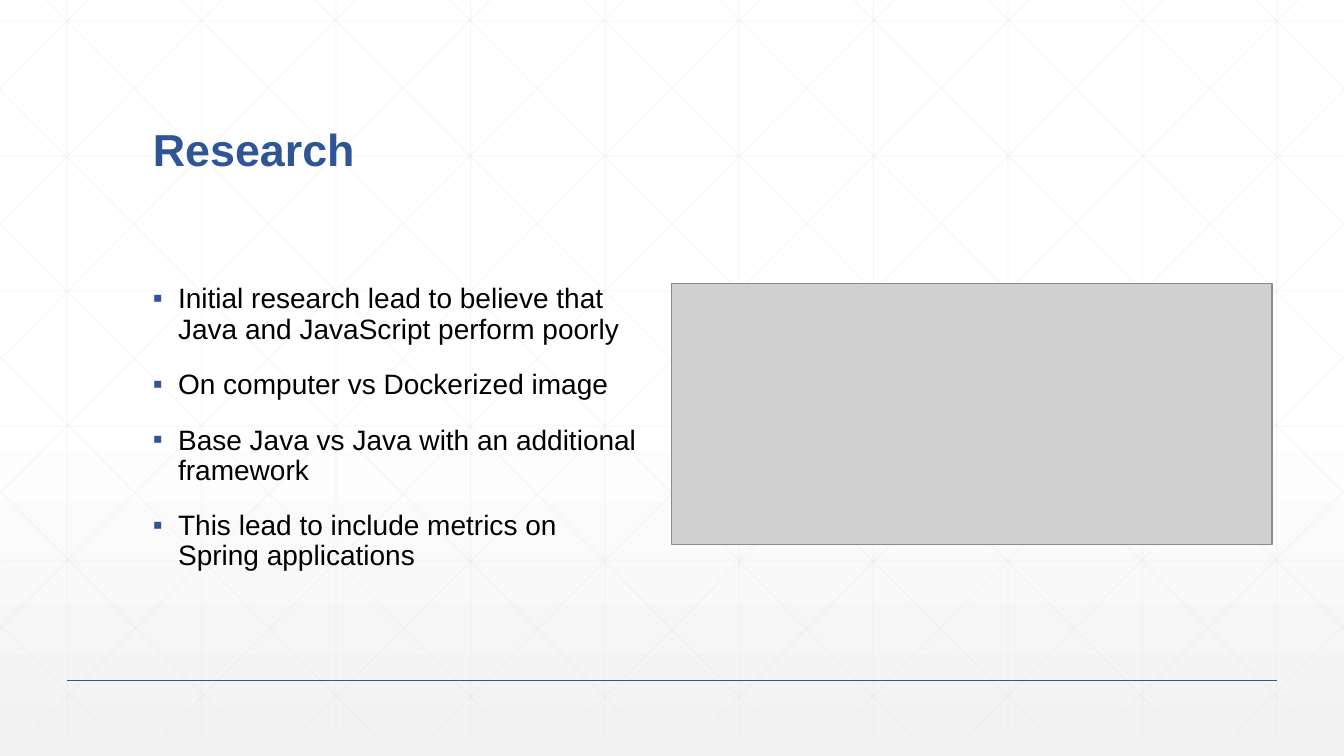
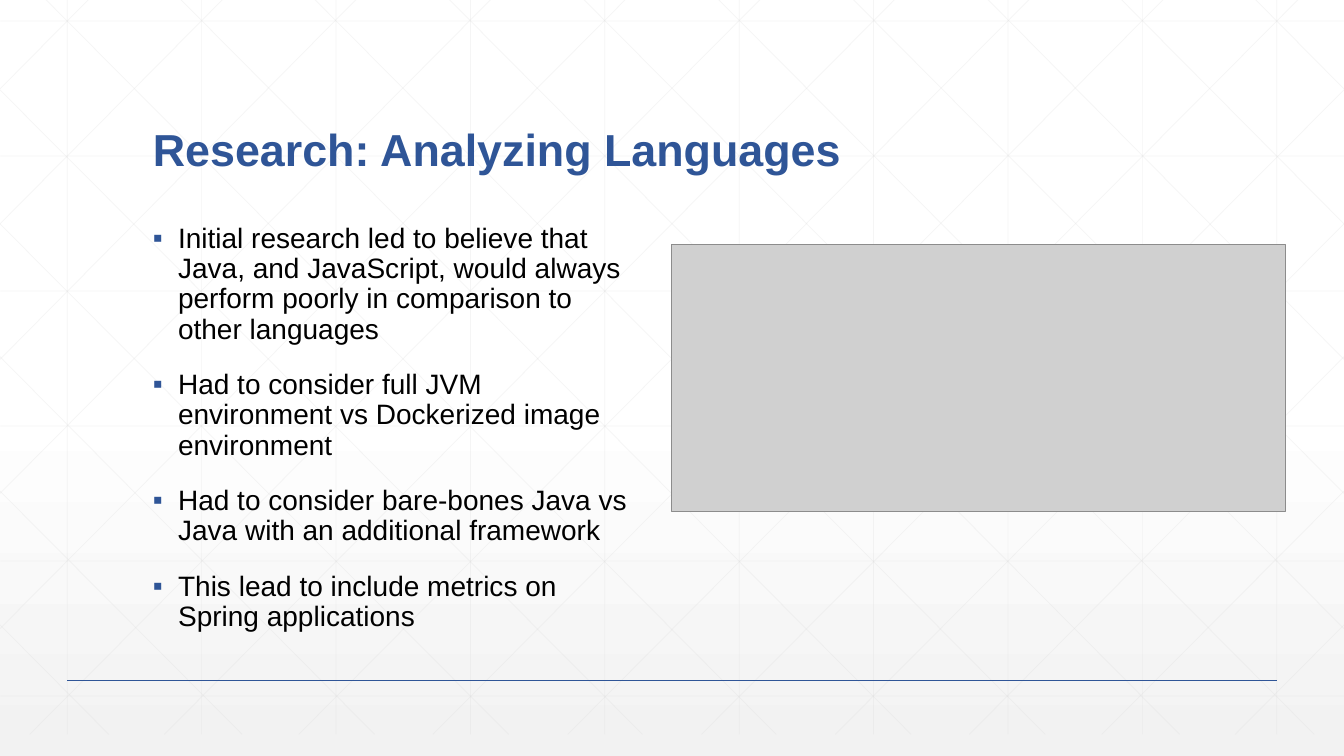
Before and after one commit to lexibrown/Skydot, a slide deck: slide 16 of documentation/presentation.pptx. Drawn at 1344x756 pixels with LibreOffice and Linux fonts; fonts in the diff are those of the drawing; grey boxes stand for pictures. Boxes give left, top, right and bottom in pixels: in the first picture for what was removed or moved away, otherwise in the second. Text is boxed around its words. In the diff, an @@ line names an element or a change of style, - is before the commit and + after.

```diff
--- a/documentation/presentation.pptx
+++ b/documentation/presentation.pptx
@@ title at [153, 133, 840, 175]: text changed @@
-Research
+Research: Analyzing Languages
@@ text at [178, 227, 627, 541]: text changed @@
-▪ Initial research lead to believe that Java and JavaScript perform poorly
-▪ On computer vs Dockerized image
-▪ Base Java vs Java with an additional framework
+▪ Initial research led to believe that Java, and JavaScript, would always perform poorly in comparison to other languages
+▪ Had to consider full JVM environment vs Dockerized image environment
+▪ Had to consider bare-bones Java vs Java with an additional framework
@@ picture: place and size @@
-picture at [673, 283, 1272, 543]
+picture at [673, 245, 1287, 511]
```
Also in this commit, not shown: 7 other slides changed, 2 slides added, 4 slides removed, 3 other files.
